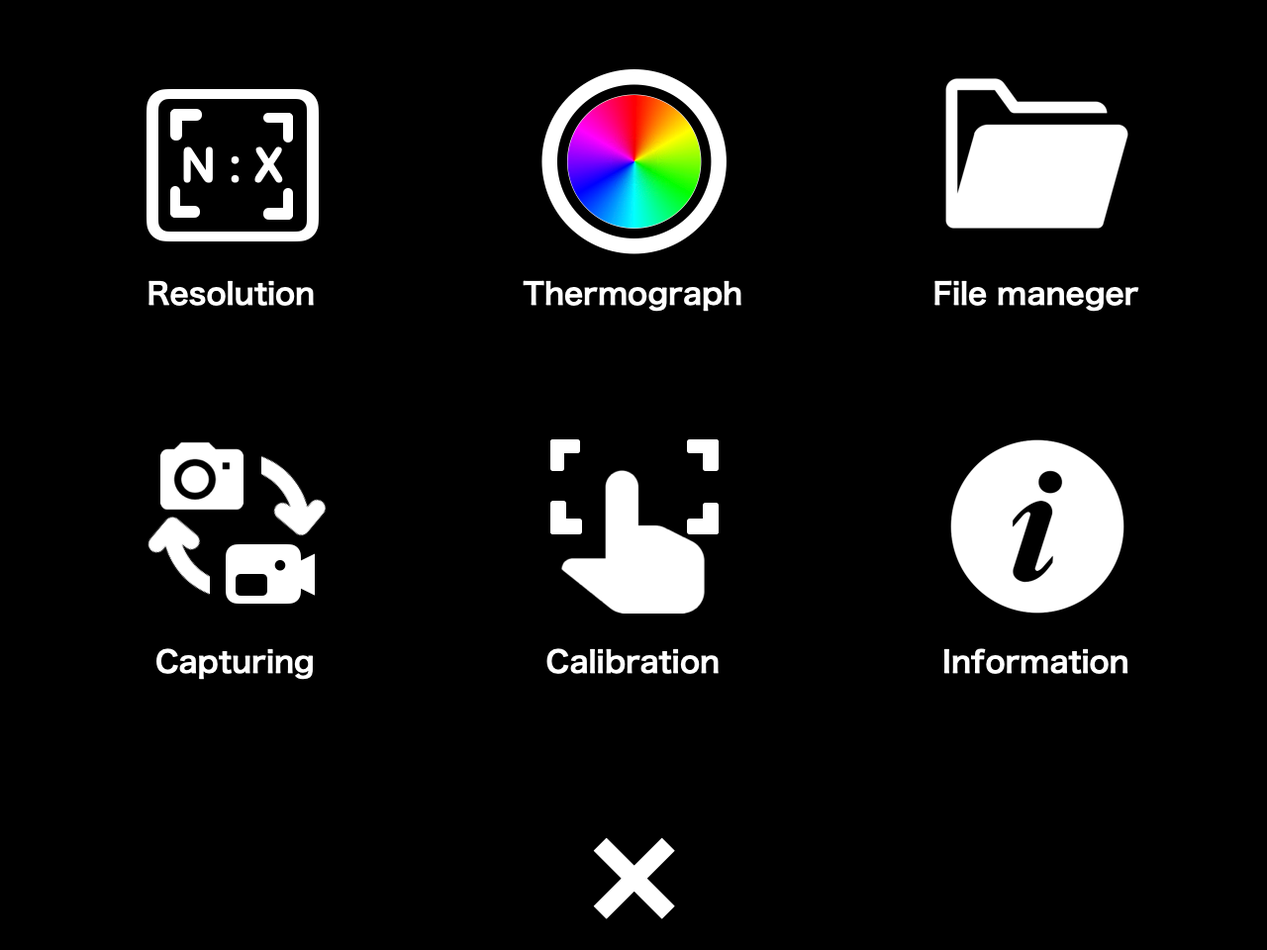
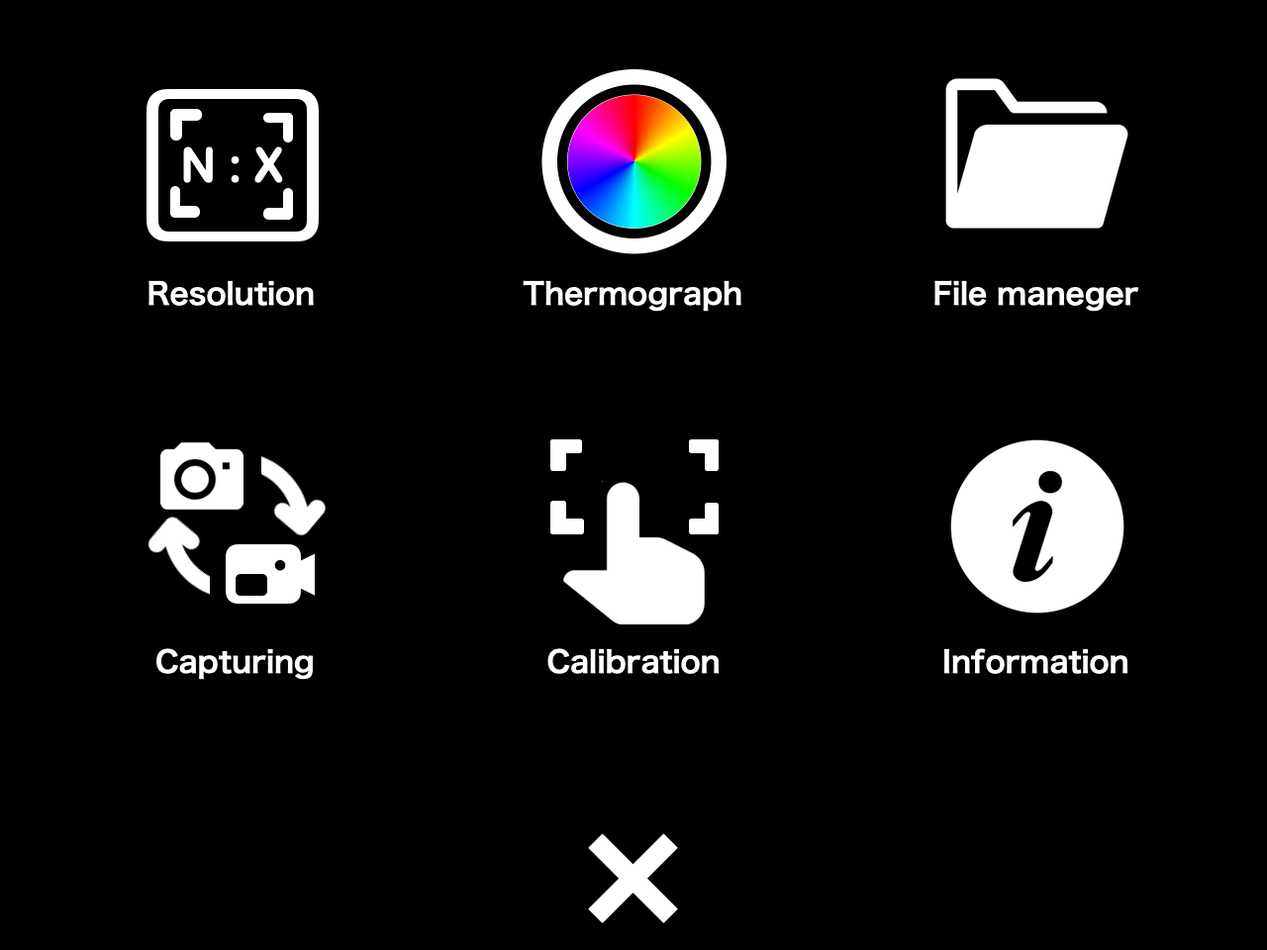
Two versions of the same layered image (1267x950). Layer-by-layer changes:
painted on "Layer 1" over left=546, top=439, right=720, bottom=924
